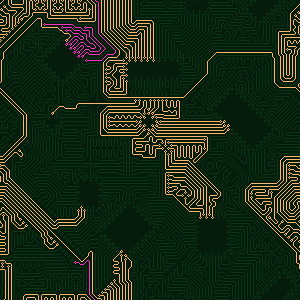
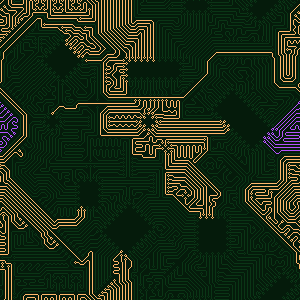
Layered file, before and after one edit (300 x 300). Changes by layer:
painted on "animated paths" over [0, 0, 300, 300]
